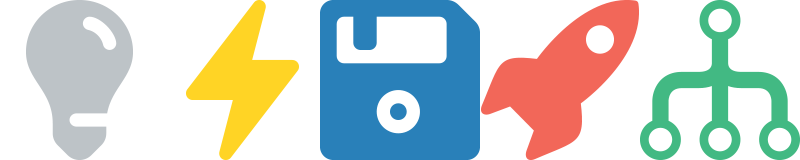
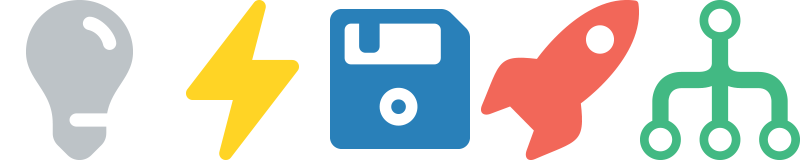
Layer changes from the first w=800, h=160 image to the second:
painted on "Vector Smart Object" (3rd of 5) over <box>320,0,480,160</box>
